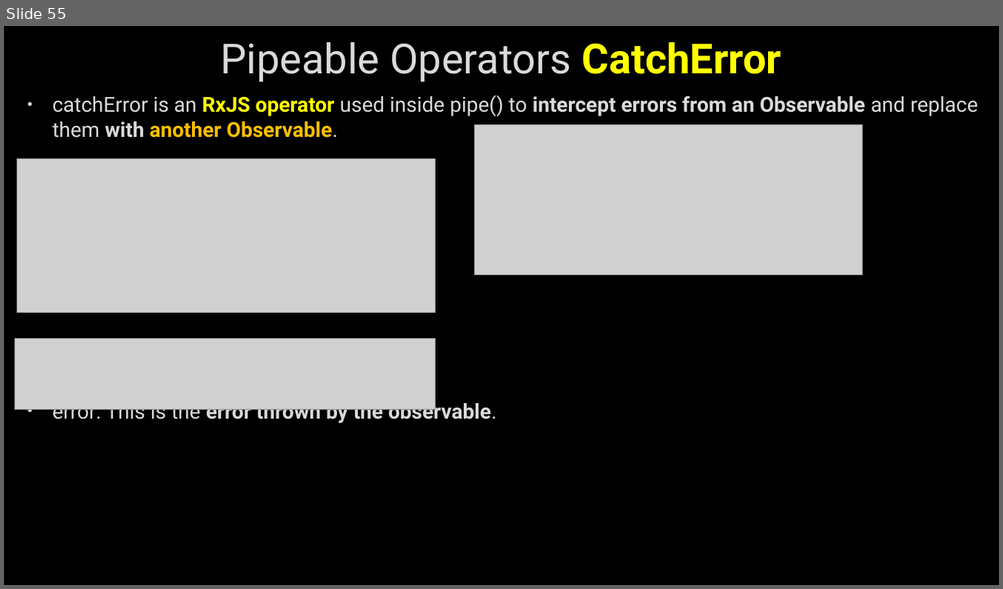
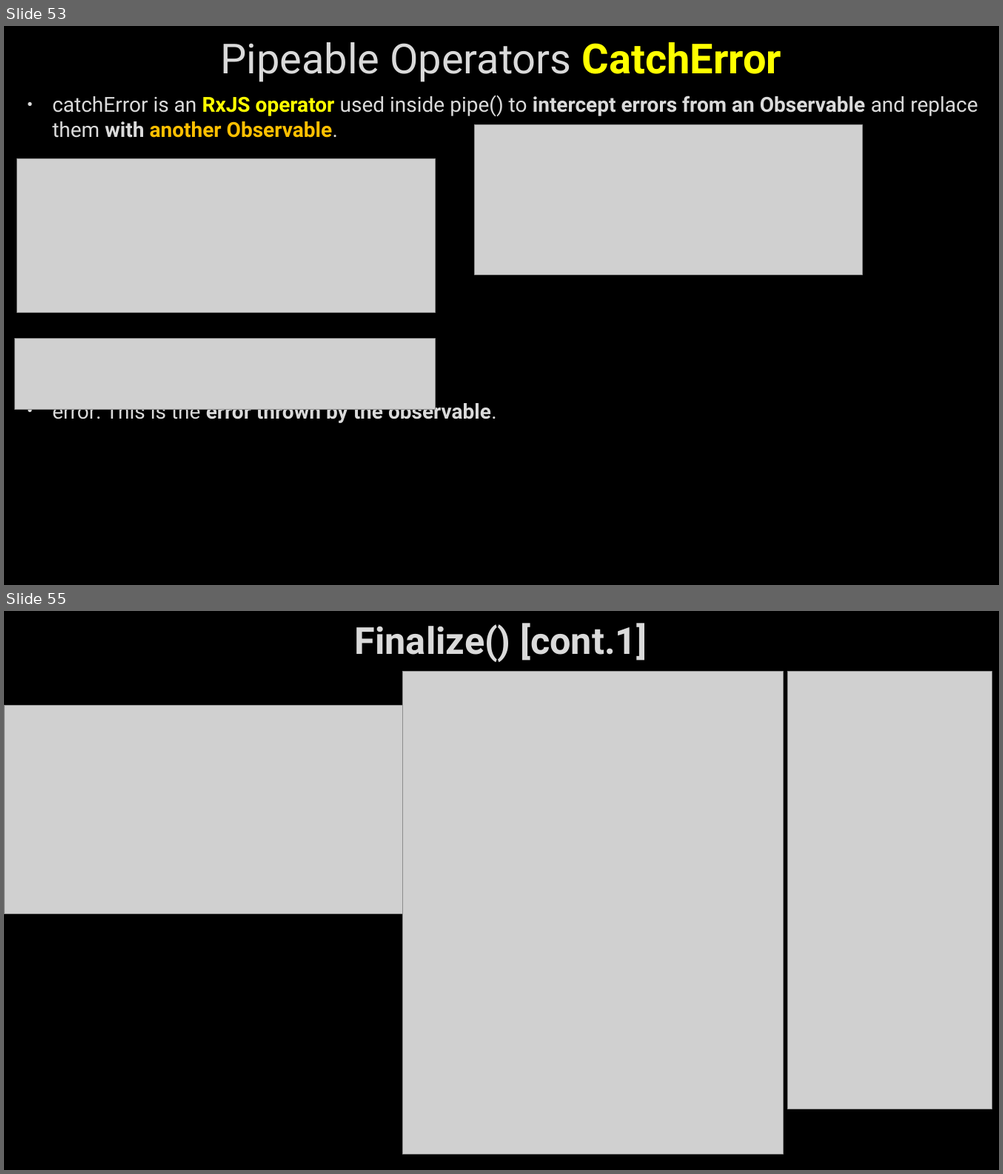
Before and after one commit to AhmedMohamedSamir1/Summary, a slide deck: Angular & type script/Angular.pptx. Shown one above the other, each under a label of ours: slide 55 before the commit, slides 53 and 55 after it; the slides between them are not shown. The pictures are 1003x589 and 1003x1174 pixels, drawn with LibreOffice and Linux fonts; fonts in the diff are those of the drawing; grey boxes stand for pictures; background and template pictures are left out. Boxes give left, top, right and bottom in pixels: in the first picture for what was removed or moved away, otherwise in the second. Text is boxed around its words. In the diff, an @@ line names an element or a change of style, - is before the commit and + after.

```diff
--- a/Angular & type script/Angular.pptx
+++ b/Angular & type script/Angular.pptx
@@ slide 55 added at bbox=[4, 611, 999, 1170], background picture (left out) @@
@@ title added at bbox=[355, 623, 647, 662], 36 pt, text #DADADA, bold @@
+Finalize() [cont.1]
@@ picture added at bbox=[402, 672, 783, 1154] @@
@@ picture added at bbox=[788, 672, 992, 1110] @@
@@ picture added at bbox=[4, 706, 402, 914] @@
@@ what was slide 55 is now slide 53 @@
```
Also in this commit, not shown: 2 slides changed, 24 other slides added, 4 other files.
